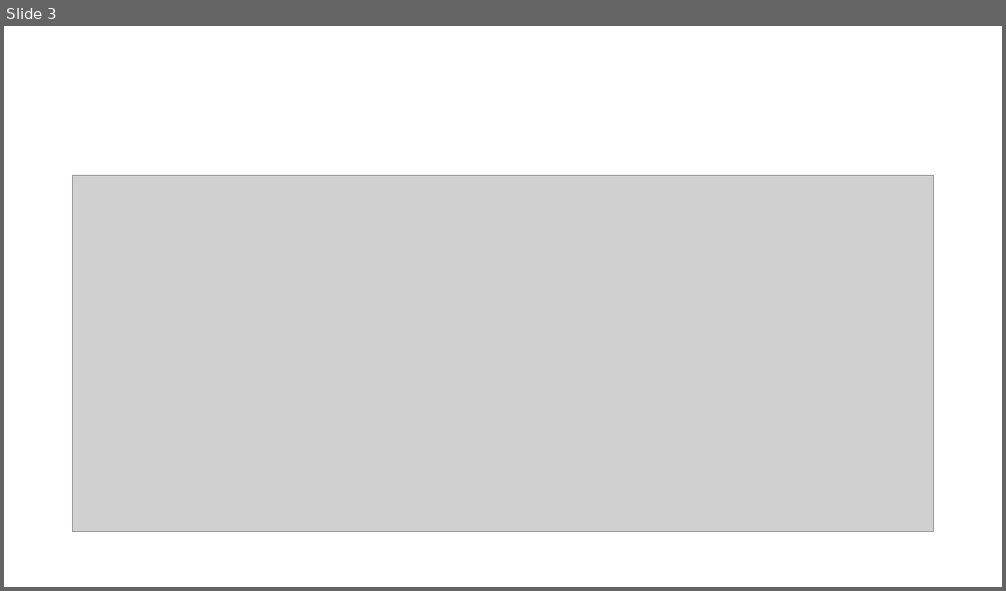
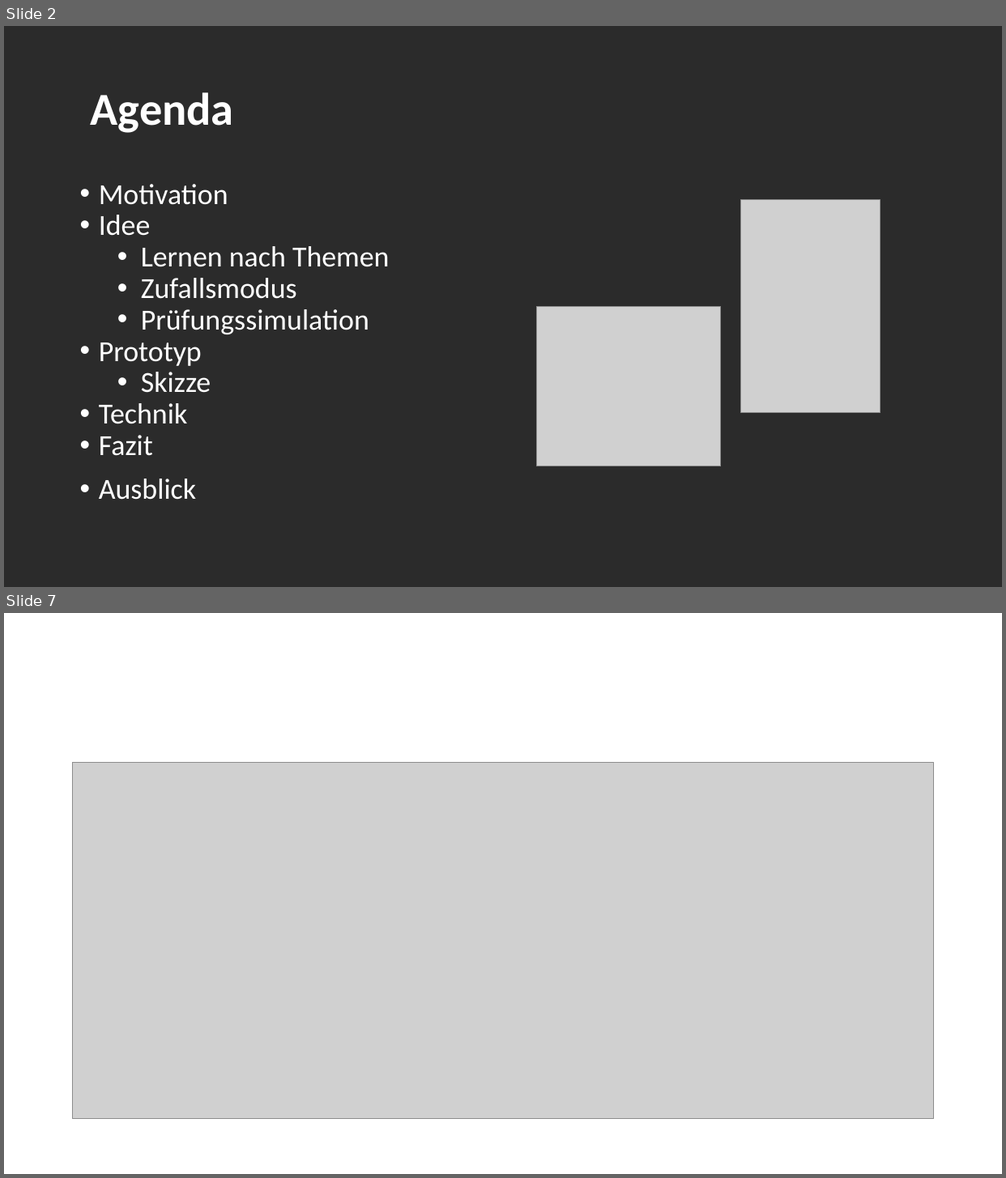
Before and after one commit to cr-heidemann/Fuehrerschein-App, a slide deck: Präsentation.ppt. Shown one above the other, each under a label of ours: slide 3 before the commit, slides 2 and 7 after it; the slides between them are not shown. The pictures are 1006x591 and 1006x1178 pixels, drawn with LibreOffice and Linux fonts; fonts in the diff are those of the drawing; grey boxes stand for pictures; background and template pictures are left out; a plain dark background stands for a picture behind light text. Boxes give left, top, right and bottom in pixels: in the first picture for what was removed or moved away, otherwise in the second. Text is boxed around its words. In the diff, an @@ line names an element or a change of style, - is before the commit and + after.

```diff
--- a/Präsentation.ppt
+++ b/Präsentation.ppt
@@ slide 2 added at (4, 26, 1002, 587), background picture (left out) @@
@@ title added at (91, 92, 234, 133), 44 pt, text #FFFFFF, bold @@
+Agenda
@@ text added at (99, 184, 390, 500), 28 pt, text #FFFFFF @@
+• Motivation
+• Idee
+  • Lernen nach Themen
+  • Zufallsmodus
+  • Prüfungssimulation
+• Prototyp
+  • Skizze
+• Technik
+• Fazit
+• Ausblick
@@ picture added at (741, 200, 880, 413) @@
@@ picture added at (537, 306, 721, 467) @@
@@ what was slide 3 is now slide 7 @@
```
Also in this commit, not shown: 8 other slides added, 5 slides removed, 1 other file.
